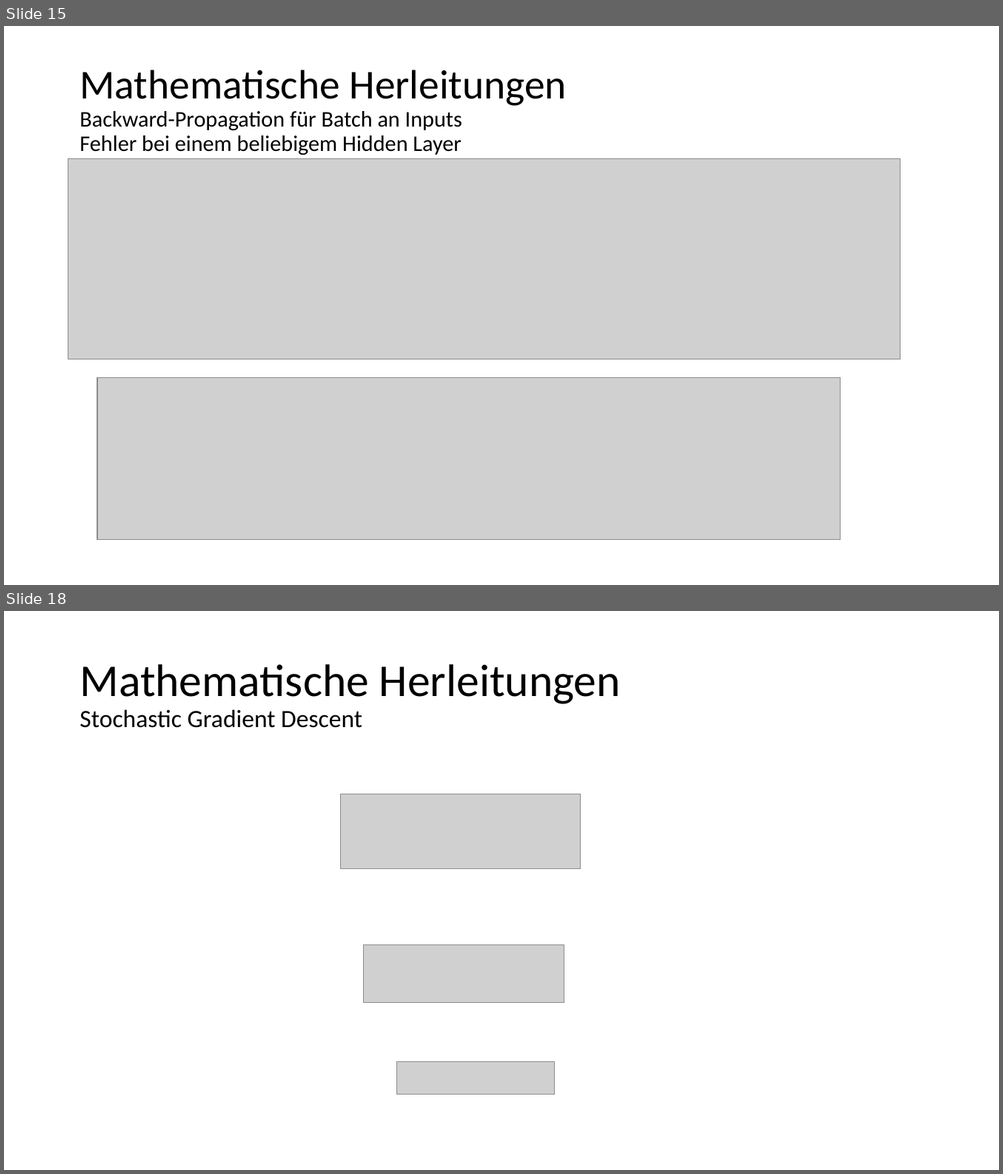
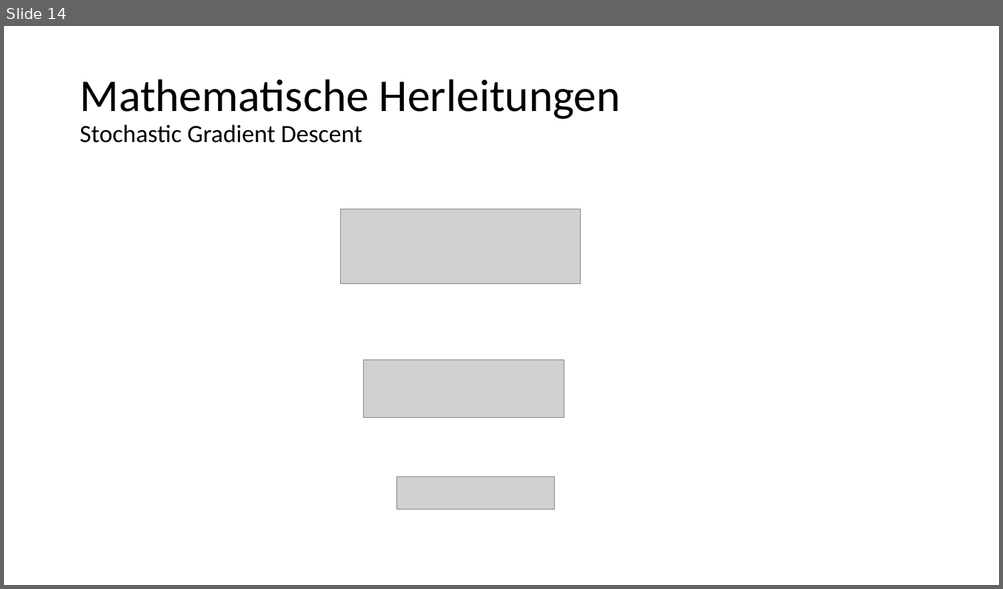
Before and after one commit to kevinsuedmersen/neural_networks_from_scratch, a slide deck: theory/submission/result_presentation.pptx. Shown one above the other, each under a label of ours: slides 15 and 18 before the commit, slide 14 after it; the slides between them are not shown. The pictures are 1003x1174 and 1003x589 pixels, drawn with LibreOffice and Linux fonts; fonts in the diff are those of the drawing; grey boxes stand for pictures. Boxes give left, top, right and bottom in pixels: in the first picture for what was removed or moved away, otherwise in the second. Text is boxed around its words. In the diff, an @@ line names an element or a change of style, - is before the commit and + after.

```diff
--- a/theory/submission/result_presentation.pptx
+++ b/theory/submission/result_presentation.pptx
@@ slide 15 removed at bbox=[4, 26, 999, 585], background #FFFFFF @@
@@ title removed at bbox=[79, 70, 566, 156] @@
-Mathematische Herleitungen
-Backward-Propagation für Batch an Inputs
-Fehler bei einem beliebigem Hidden Layer
@@ picture removed at bbox=[68, 158, 900, 360] @@
@@ picture removed at bbox=[97, 378, 840, 540] @@
@@ what was slide 18 is now slide 14 @@
```
Also in this commit, not shown: 2 slides changed, 1 slide added, 4 other slides removed.
